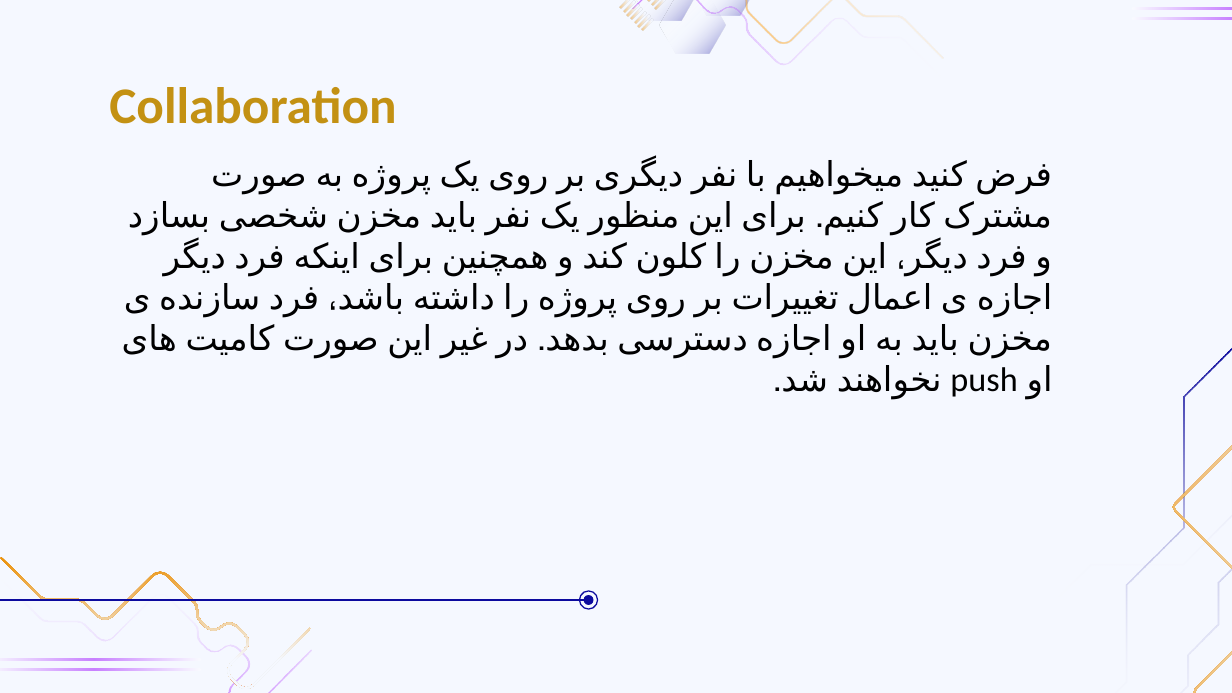
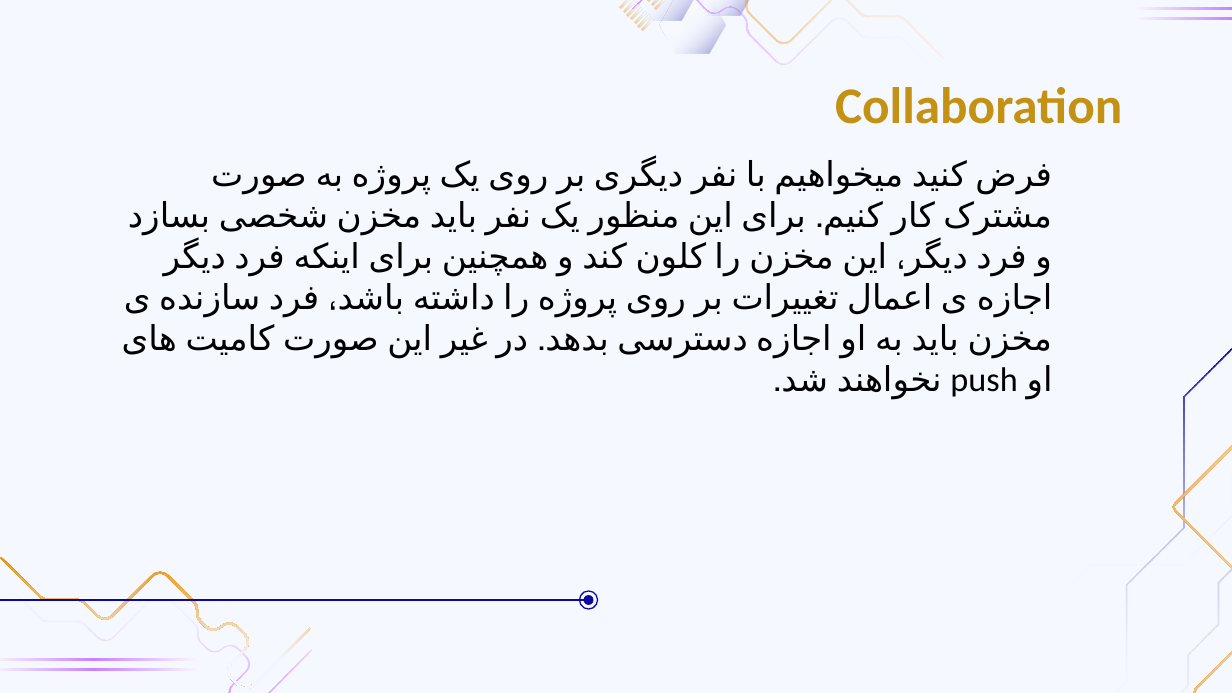
Before and after one commit to AUT-Programming/AP-Workshop, a slide deck: slide 12 of Slides/workshop_2/WorkShop2.pptx. Drawn at 1232x693 pixels with LibreOffice and Linux fonts; fonts in the diff are those of the drawing; background and template pictures are left out. Boxes give left, top, right and bottom in pixels: in the first picture for what was removed or moved away, otherwise in the second. Text is boxed around its words. In the diff, an @@ line names an element or a change of style, - is before the commit and + after.

```diff
--- a/Slides/workshop_2/WorkShop2.pptx
+++ b/Slides/workshop_2/WorkShop2.pptx
@@ title "Collaboration" at (835,87,1122,124): alignment left to right @@
```
Also in this commit, not shown: 4 other slides changed.
